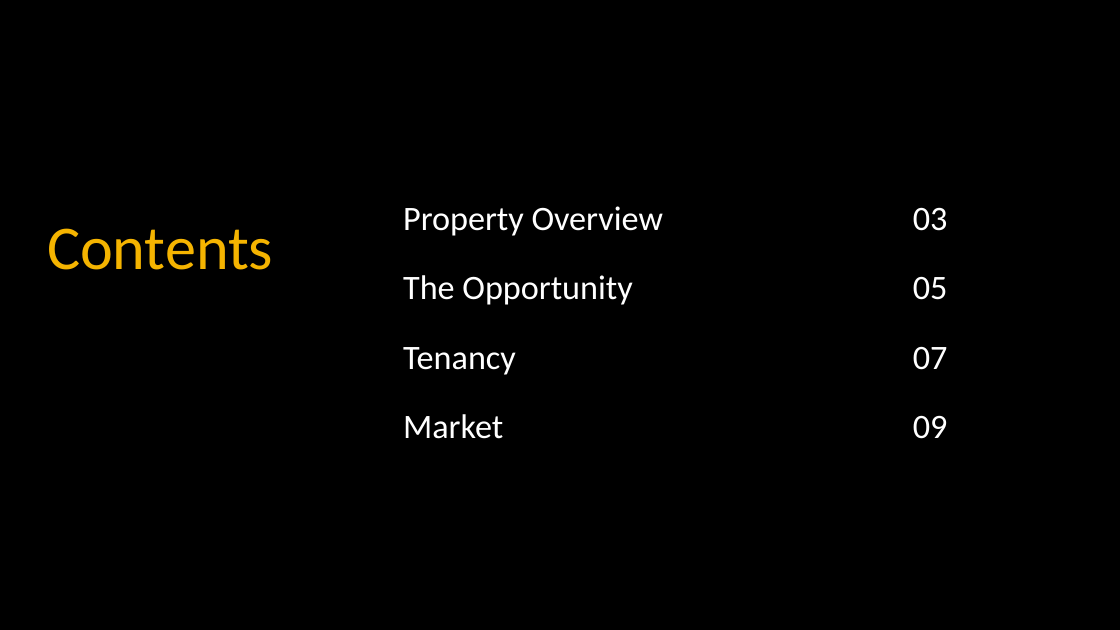
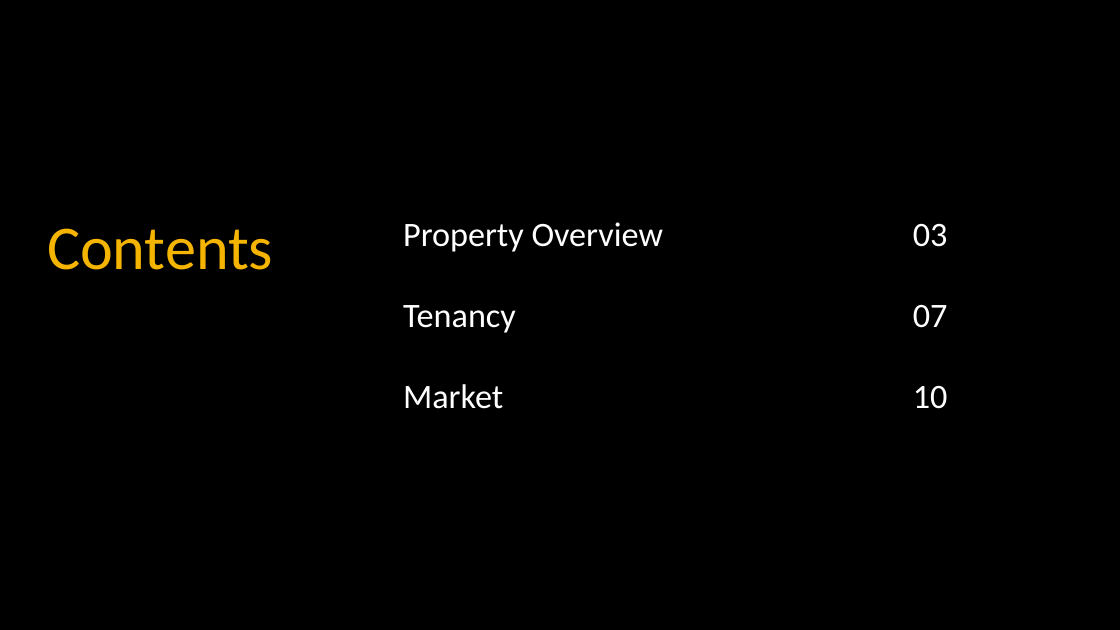
Before and after one commit to fredballs1115-ux/Underwrite-Copilot, a slide deck: slide 2 of equity-deck/2300_N_Street_NW_Investment_Overview.pptx. Drawn at 1120x630 pixels with LibreOffice and Linux fonts; fonts in the diff are those of the drawing. Boxes give left, top, right and bottom in pixels: in the first picture for what was removed or moved away, otherwise in the second. Text is boxed around its words. In the diff, an @@ line names an element or a change of style, - is before the commit and + after.

```diff
--- a/equity-deck/2300_N_Street_NW_Investment_Overview.pptx
+++ b/equity-deck/2300_N_Street_NW_Investment_Overview.pptx
@@ text "Property Overview": place and size @@
-text "Property Overview" at [403, 206, 663, 236]
+text "Property Overview" at [403, 222, 663, 252]
@@ text "03": place and size @@
-text "03" at [913, 207, 948, 231]
+text "03" at [913, 223, 948, 247]
@@ text "Tenancy": place and size @@
-text "Tenancy" at [403, 347, 516, 375]
+text "Tenancy" at [403, 305, 516, 333]
@@ text removed at [403, 275, 632, 305] @@
-The Opportunity
@@ text "07": place and size @@
-text "07" at [913, 346, 948, 370]
+text "07" at [913, 304, 948, 328]
@@ text removed at [913, 276, 948, 300] @@
-05
@@ text "Market": place and size @@
-text "Market" at [403, 414, 503, 439]
+text "Market" at [403, 384, 503, 409]
@@ text added at [913, 385, 948, 409], 22 pt, text #FFFFFF @@
+10
@@ text removed at [913, 415, 948, 439] @@
-09
```
Also in this commit, not shown: 4 other slides changed, 6 slides added, 3 slides removed, 2 other files.
